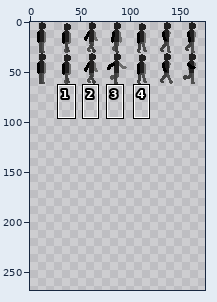
Sprite sheet, stored at Graphics/player.png. Above, an overview of the earlier version with the close-up marked.
Close-up. Earlier state:
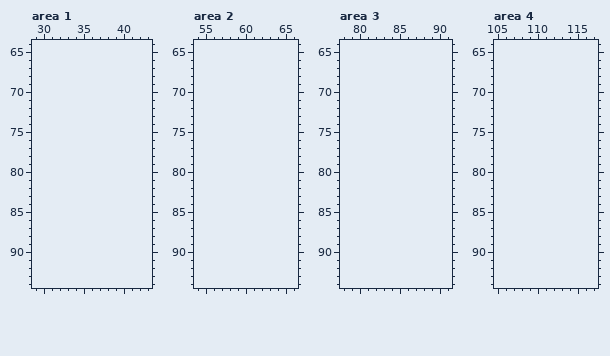
The file is 175x62 pixels. Shown: area 1: x 29..43, y 64..94; area 2: x 54..66, y 64..94; area 3: x 78..91, y 64..94; area 4: x 105..117, y 64..94. The old version is drawn lined up with the new one, on the new canvas. The wide view leaves out empty margins. The commit also changed other parts of the picture, which this record leaves out.
Palette (. is transparent): 
After:
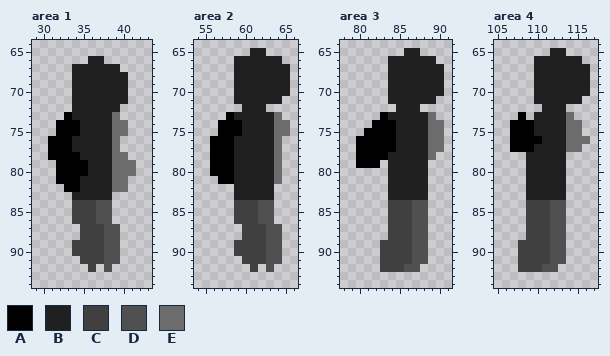
Colours new in this view: A #000000  B #212020  C #404040  D #505050  E #6c6c6c
Diff:
canvas 175x62 -> 175x279
Changed rows in their new state; - is an unchanged pixel.
Area 1:
first column x 31:
66 -----BB----
67 ---BBBBBB--
68 ---BBBBBBB-
69 ---BBBBBBB-
70 ---BBBBBBB-
71 ---BBBBBBB-
72 ---BBBBBB--
73 --ABBBBBE--
74 -AAABBBBEE-
75 -AAABBBBEE-
76 AAABBBBBE--
77 AAABBBBBE--
78 AAAABBBBEE-
79 -AAAABBBEEE
80 -AAAABBBEEE
81 -AAABBBBEE-
82 --AABBBBEE-
83 ---BBBBB---
84 ---CCCDD---
85 ---CCCDD---
86 ---CCCDD---
87 ----CCCDD--
88 ----CCCDD--
89 ---CCCCDD--
90 ---CCCCDD--
91 ----CCCDD--
92 -----C-D---
Area 2:
first column x 56:
65 -----BB---
66 ---BBBBBB-
67 ---BBBBBBB
68 ---BBBBBBB
69 ---BBBBBBB
70 ---BBBBBBB
71 ---BBBBBB-
72 ----BBB---
73 --ABBBBBE-
74 -AAABBBBEE
75 -AAABBBBEE
76 AAABBBBBE-
77 AAABBBBBE-
78 AAABBBBBE-
79 AAABBBBBE-
80 AAABBBBBE-
81 -AABBBBBE-
82 ---BBBBB--
83 ---BBBBB--
84 ---CCCDD--
85 ---CCCDD--
86 ---CCCDD--
87 ----CCCDD-
88 ----CCCDD-
89 ---CCCCDD-
90 ---CCCCDD-
91 ----CCCDD-
92 -----C-D--
Area 3:
first column x 80:
65 ------BB---
66 ----BBBBBB-
67 ----BBBBBBB
68 ----BBBBBBB
69 ----BBBBBBB
70 ----BBBBBBB
71 ----BBBBBB-
72 -----BBB---
73 ---ABBBBBE-
74 --AAABBBBEE
75 -AAAABBBBEE
76 AAAAABBBBEE
77 AAAAABBBBEE
78 AAAABBBBBE-
79 AAA-BBBBB--
80 ----BBBBB--
81 ----BBBBB--
82 ----BBBBB--
83 ----BBBBB--
84 ----CCCDD--
85 ----CCCDD--
86 ----CCCDD--
87 ----CCCDD--
88 ----CCCDD--
89 ---CCCCDD--
90 ---CCCCDD--
91 ---CCCCDD--
92 ---CCCDD---
Area 4:
first column x 107:
65 -----BB---
66 ---BBBBBB-
67 ---BBBBBBB
68 ---BBBBBBB
69 ---BBBBBBB
70 ---BBBBBBB
71 ---BBBBBB-
72 ----BBB---
73 -A-BBBBE--
74 AAABBBBEE-
75 AAABBBBEE-
76 AAAABBBEEE
77 AAABBBBEE-
78 --BBBBB---
79 --BBBBB---
80 --BBBBB---
81 --BBBBB---
82 --BBBBB---
83 --BBBBB---
84 --CCCDD---
85 --CCCDD---
86 --CCCDD---
87 --CCCDD---
88 --CCCDD---
89 -CCCCDD---
90 -CCCCDD---
91 -CCCCDD---
92 -CCCDD----
Boxes around the changes in both close-ups, in picture pixels (x1, y1, x2, y2):
added: (48, 56, 136, 272)
added: (210, 48, 290, 272)
added: (356, 48, 444, 272)
added: (510, 48, 590, 272)
